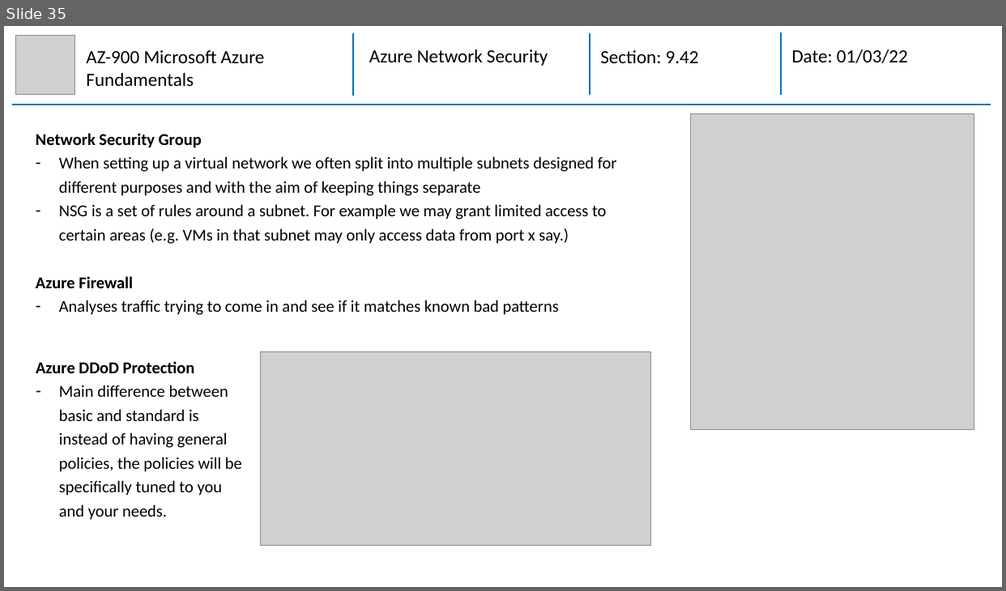
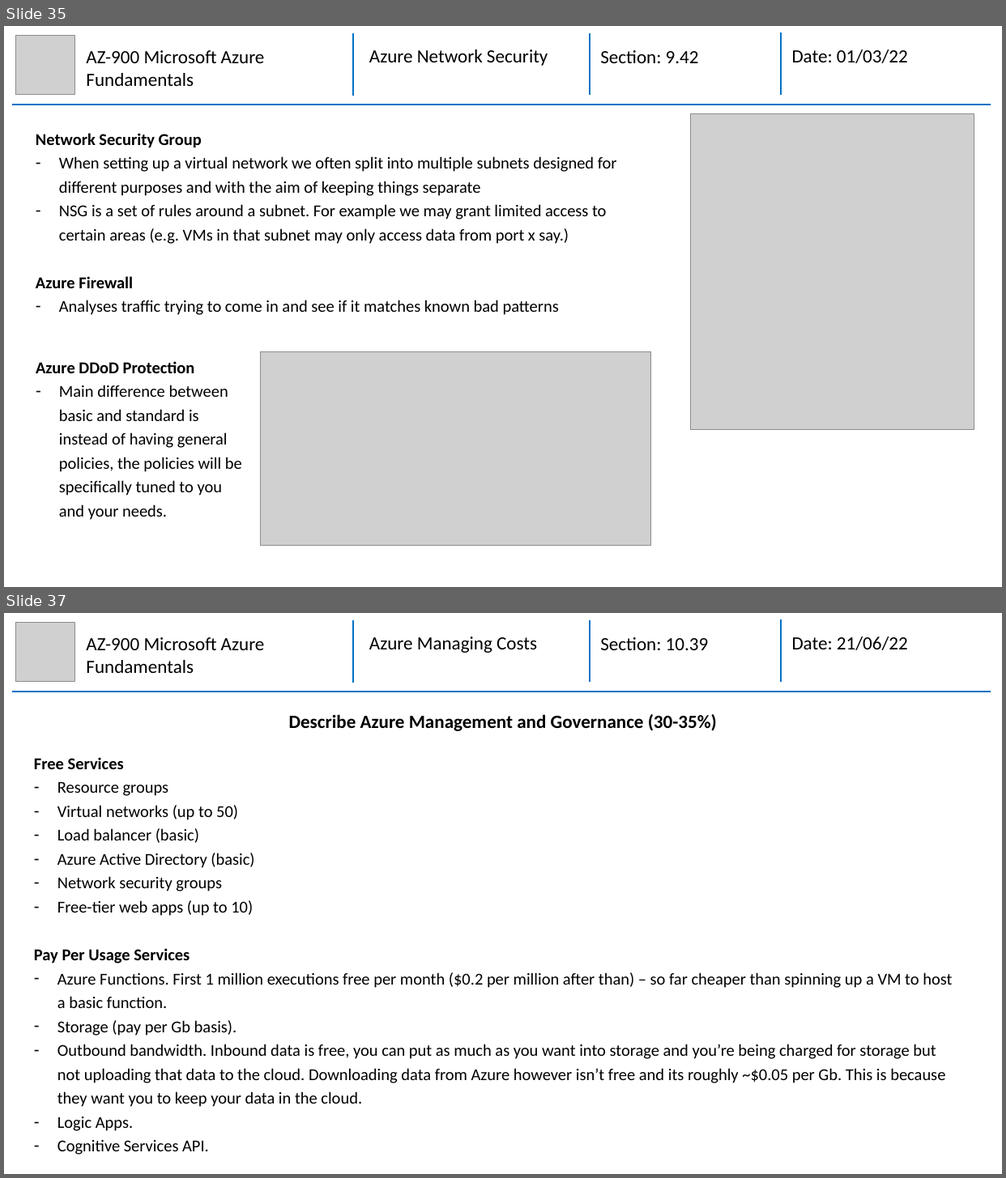
Before and after one commit to mhaythornthwaite/Testing_ML_Algorithms, a slide deck: Azure_AZ-900_Fundamentals/MJH_AZ-900_Azure_Fundamentals_Notes.pptx. Shown one above the other, each under a label of ours: slide 35 before the commit, slides 35 and 37 after it; the slides between them are not shown. The pictures are 1006x591 and 1006x1178 pixels, drawn with LibreOffice and Linux fonts; fonts in the diff are those of the drawing; grey boxes stand for pictures. Boxes give left, top, right and bottom in pixels: in the first picture for what was removed or moved away, otherwise in the second. Text is boxed around its words. In the diff, an @@ line names an element or a change of style, - is before the commit and + after.

Commit message:
Azure AZ-900 Section 10

```diff
--- a/Azure_AZ-900_Fundamentals/MJH_AZ-900_Azure_Fundamentals_Notes.pptx
+++ b/Azure_AZ-900_Fundamentals/MJH_AZ-900_Azure_Fundamentals_Notes.pptx
@@ slide 37 added at (4, 613, 1002, 1174), background #FFFFFF @@
@@ picture added at (16, 622, 75, 681) @@
@@ group added at (12, 619, 991, 692): 4 lines, 3 texts @@
+Azure Managing Costs
+Section: 10.39
+Date: 21/06/22
@@ text added at (86, 637, 265, 673), 18 pt, text #000000 @@
+AZ-900 Microsoft Azure Fundamentals
@@ text added at (289, 714, 717, 731), 18 pt, text #000000, bold @@
+Describe Azure Management and Governance (30-35%)
@@ text added at (34, 757, 952, 1155), 16 pt, text #000000 @@
+Free Services
+– Resource groups
+– Virtual networks (up to 50)
+– Load balancer (basic)
+– Azure Active Directory (basic)
+– Network security groups
+– Free-tier web apps (up to 10)
+Pay Per Usage Services
+– Azure Functions. First 1 million executions free per month ($0.2 per million after than) – so far cheaper than spinning up a VM to host a basic function.
+– Storage (pay per Gb basis).
+– Outbound bandwidth. Inbound data is free, you can put as much as you want into storage and you’re being charged for storage but not uploading that data to the cloud. Downloading data from Azure however isn’t free and its roughly ~$0.05 per Gb. This is because they want you to keep your data in the cloud.
+– Logic Apps.
+– Cognitive Services API.
```
Also in this commit, not shown: 5 slides changed, 4 other slides added, 3 slides removed.
